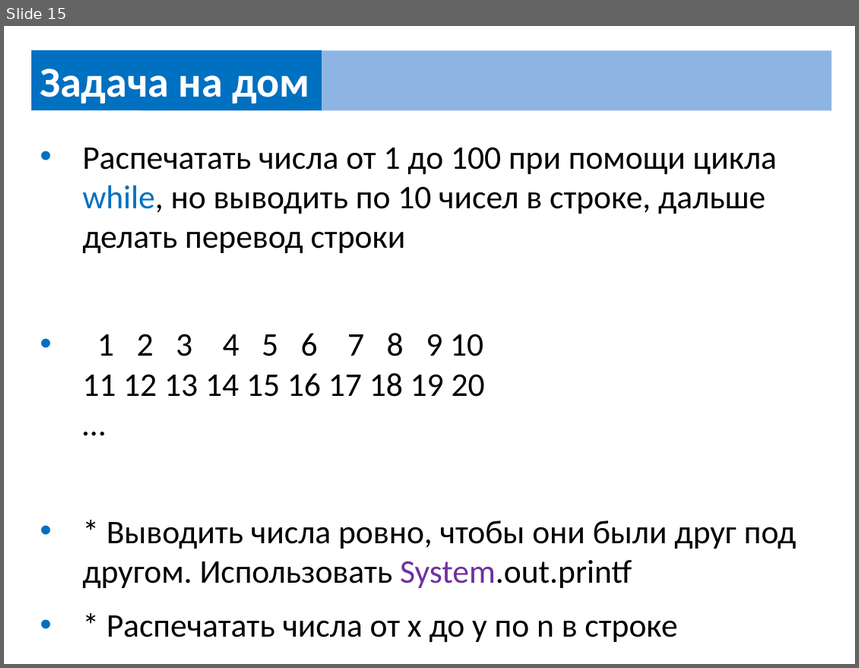
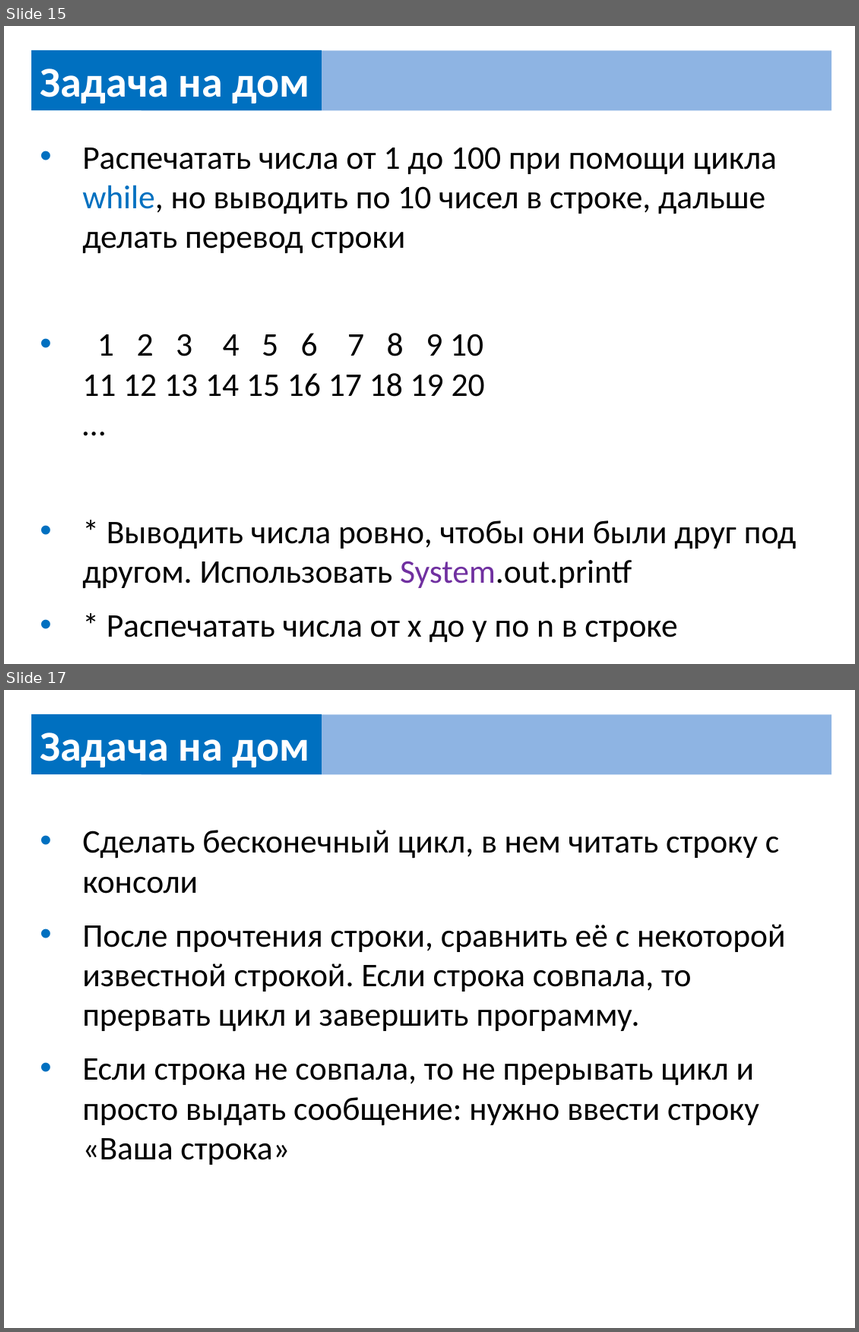
Before and after one commit to UsovaAnna/lesson, a slide deck: src/home/home_work.pptx. Shown one above the other, each under a label of ours: slide 15 before the commit, slides 15 and 17 after it; the slides between them are not shown. The pictures are 859x668 and 859x1332 pixels, drawn with LibreOffice and Linux fonts; fonts in the diff are those of the drawing. Boxes give left, top, right and bottom in pixels: in the first picture for what was removed or moved away, otherwise in the second. Text is boxed around its words. In the diff, an @@ line names an element or a change of style, - is before the commit and + after.

```diff
--- a/src/home/home_work.pptx
+++ b/src/home/home_work.pptx
@@ slide 17 added at <box>4,690,855,1328</box>, background #FFFFFF @@
@@ rectangle added at <box>31,714,322,775</box>, fill #0070C0, 36 pt, text #FFFFFF, bold @@
+Задача на дом
@@ rectangle added at <box>141,714,832,775</box>, fill #8EB4E3 @@
@@ text added at <box>82,830,786,1165</box>, 28 pt, text #000000 @@
+• Сделать бесконечный цикл, в нем читать строку с консоли
+• После прочтения строки, сравнить её с некоторой известной строкой. Если строка совпала, то прервать цикл и завершить программу.
+• Если строка не совпала, то не прерывать цикл и просто выдать сообщение: нужно ввести строку «Ваша строка»
```
Also in this commit, not shown: 1 other slide added, 1 other file.
